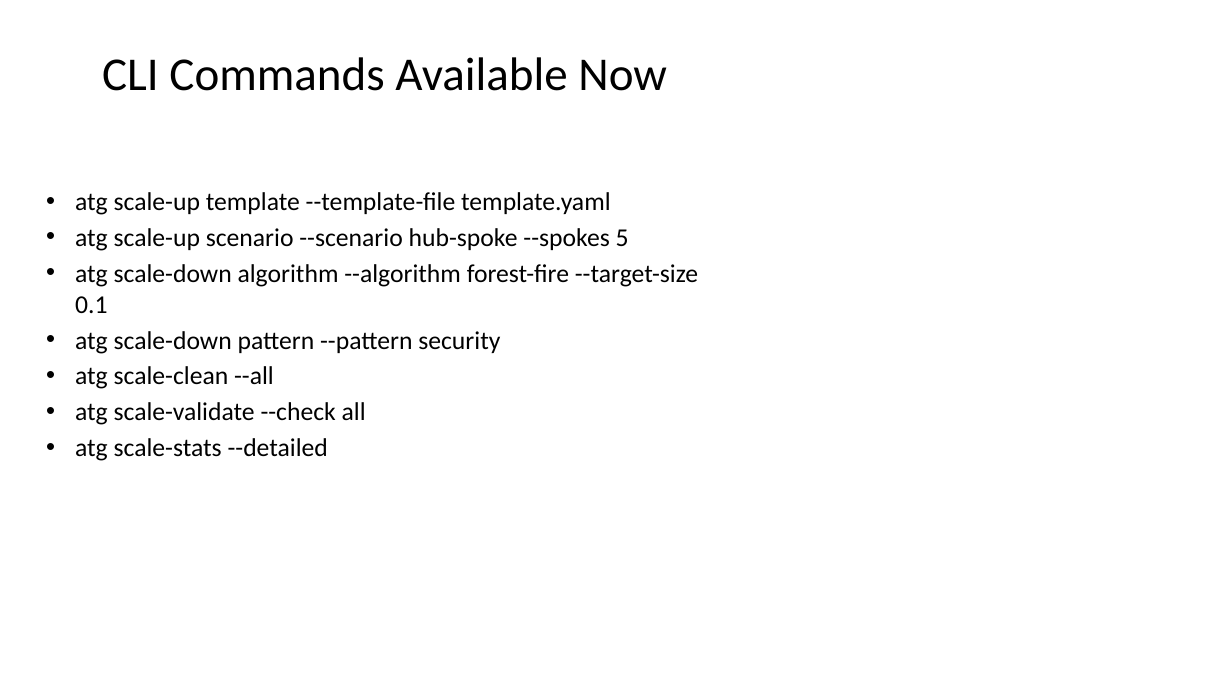
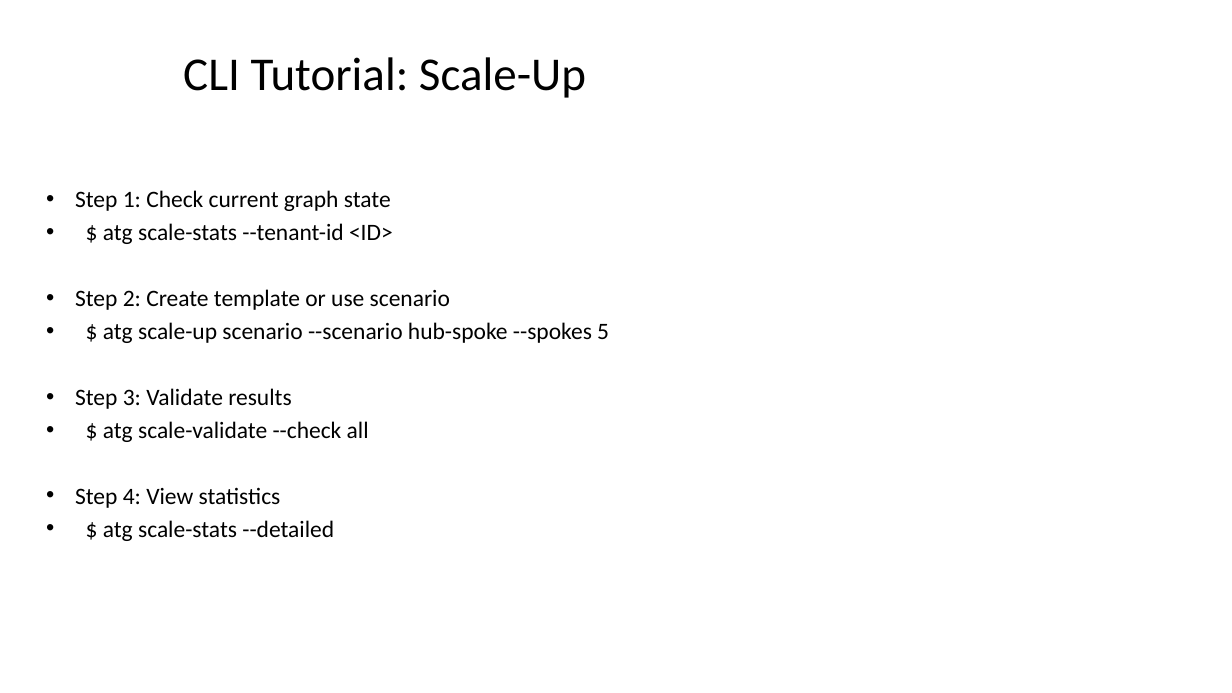
Before and after one commit to rysweet/azure-tenant-grapher, a slide deck: slide 4 of Scale_Operations_Implementation.pptx (slide 13 before the commit). Drawn at 1232x693 pixels with LibreOffice and Linux fonts; fonts in the diff are those of the drawing. Boxes give left, top, right and bottom in pixels: in the first picture for what was removed or moved away, otherwise in the second. Text is boxed around its words. In the diff, an @@ line names an element or a change of style, - is before the commit and + after.

```diff
--- a/Scale_Operations_Implementation.pptx
+++ b/Scale_Operations_Implementation.pptx
@@ title at (x1=183, y1=57, x2=586, y2=98): text changed @@
-CLI Commands Available Now
+CLI Tutorial: Scale-Up
@@ text at (x1=75, y1=190, x2=609, y2=508): text changed; size 24 to 22 pt @@
-• atg scale-up template --template-file template.yaml
-• atg scale-up scenario --scenario hub-spoke --spokes 5
-• atg scale-down algorithm --algorithm forest-fire --target-size 0.1
-• atg scale-down pattern --pattern security
-• atg scale-clean --all
-• atg scale-validate --check all
-• atg scale-stats --detailed
+• Step 1: Check current graph state
+• $ atg scale-stats --tenant-id <ID>
+• Step 2: Create template or use scenario
+• $ atg scale-up scenario --scenario hub-spoke --spokes 5
+• Step 3: Validate results
+• $ atg scale-validate --check all
+• Step 4: View statistics
+• $ atg scale-stats --detailed
```
Also in this commit, not shown: 4 other slides changed, 6 slides added, 10 slides removed.
